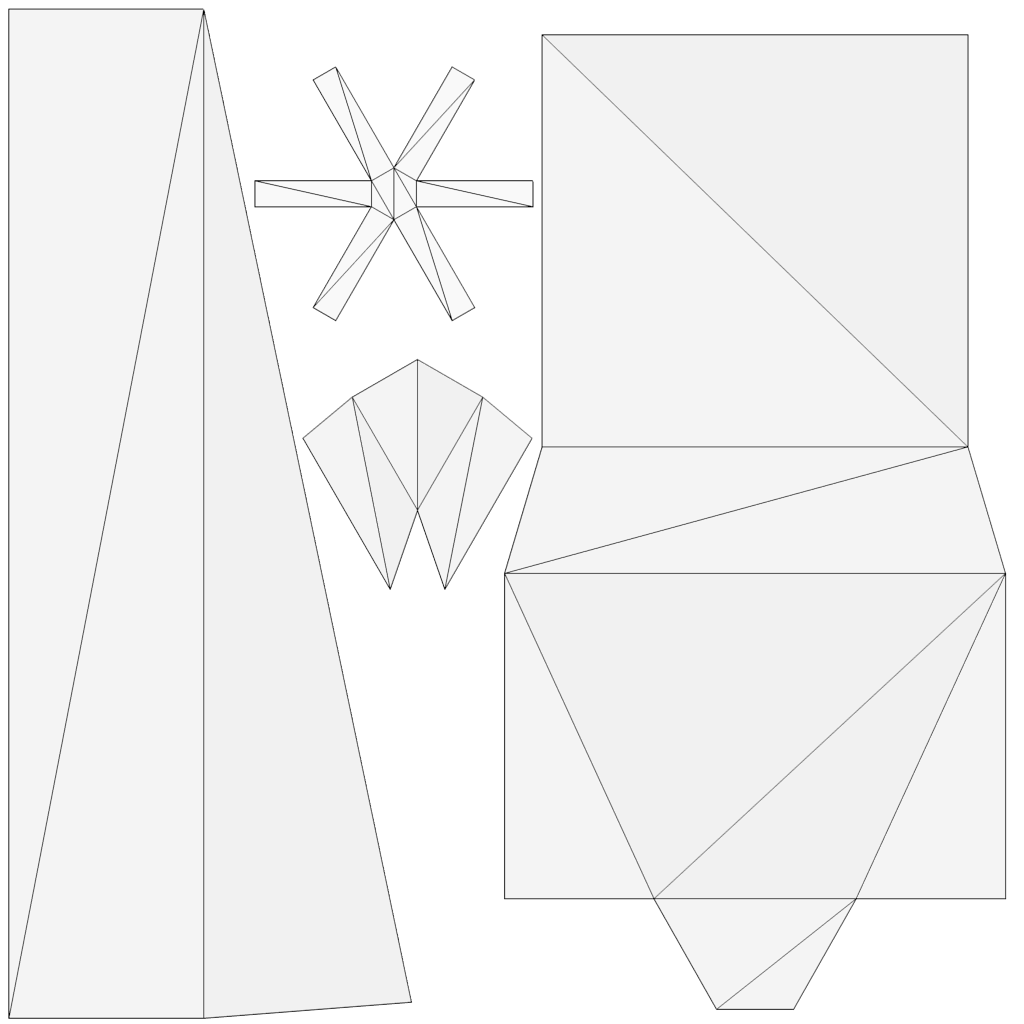
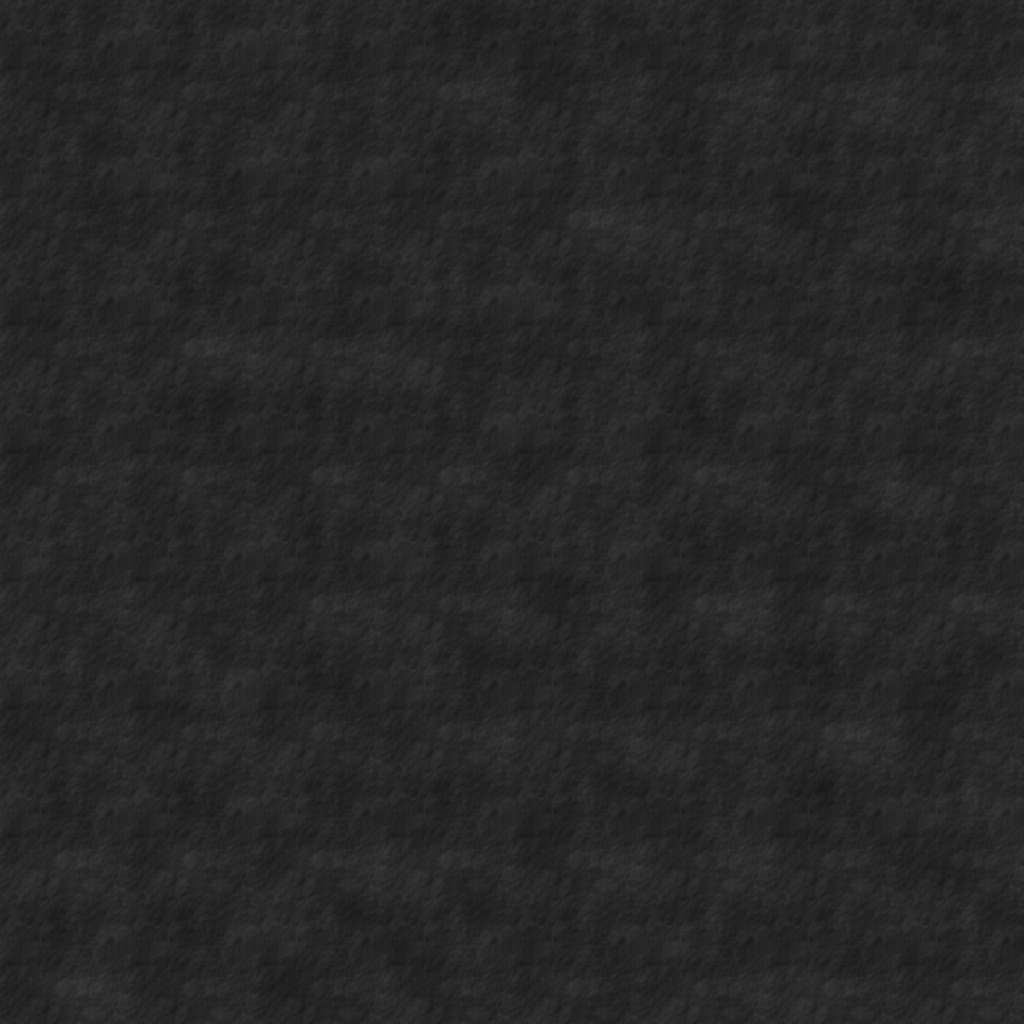
Comparing the layer stacks of the two w=1024, h=1024 images. Changes:
hid "Background", opacity 100% → 50% over (8, 8, 1007, 1019)
added layer "Bumper Material.xcf" (58%) above "New Layer" over (0, 0, 1024, 1024)
added layer "New Layer" over (0, 0, 1024, 1024)
